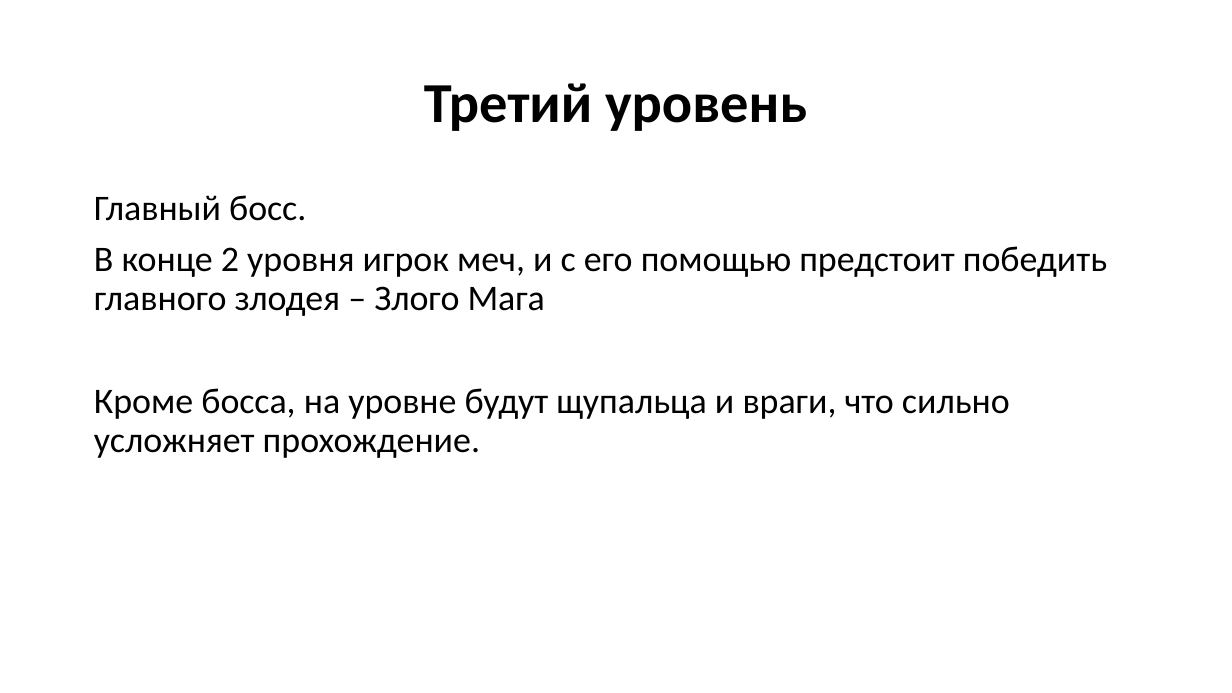
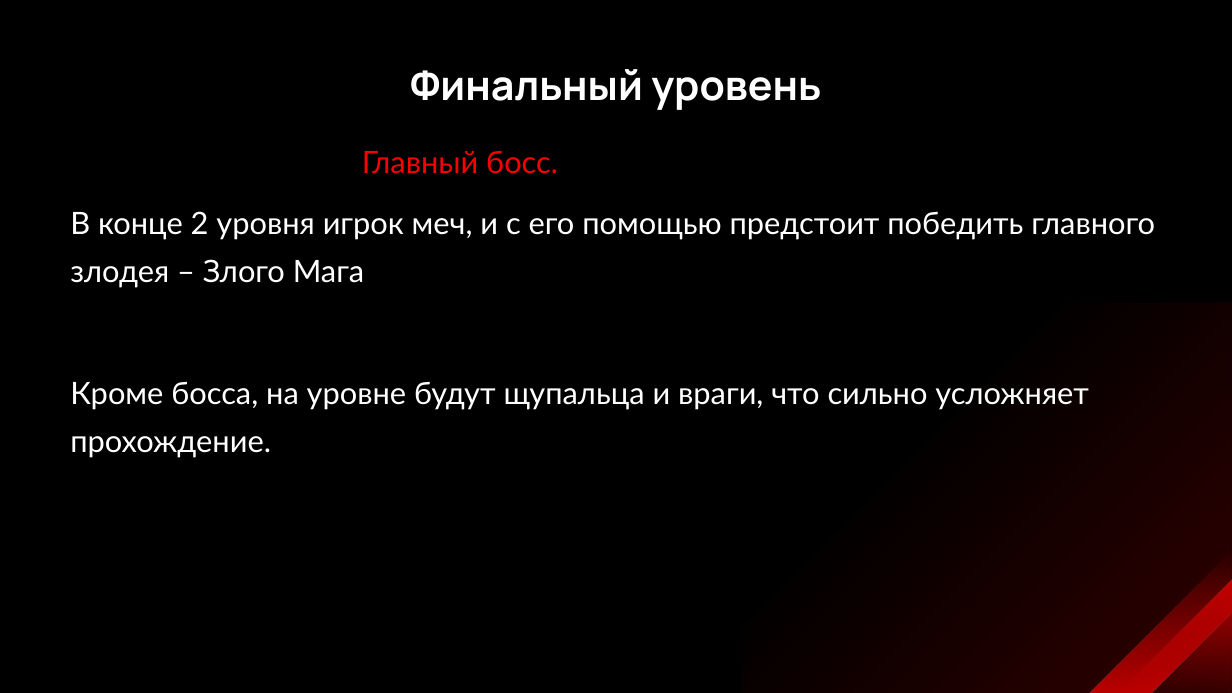
Before and after one commit to Vinipulya/The-story-of-the-Warrior-Cat, a slide deck: slide 5 of Презентация.pptx. Drawn at 1232x693 pixels with LibreOffice and Linux fonts; fonts in the diff are those of the drawing. Boxes give left, top, right and bottom in pixels: in the first picture for what was removed or moved away, otherwise in the second. Text is boxed around its words. In the diff, an @@ line names an element or a change of style, - is before the commit and + after.

```diff
--- a/Презентация.pptx
+++ b/Презентация.pptx
@@ background #FFFFFF to #000000 @@
@@ title "Финальный уровень" at [410,69,821,110]: vertical alignment middle to bottom @@
@@ title at [410,69,821,110]: text changed; size 44 to 32 pt; font Calibri to Manrope; text colour #000000 to #FFFFFF @@
-Третий уровень
+Финальный уровень
@@ text "Главный босс.": place and size @@
-text "Главный босс." at [94,195,1107,458]
+text "Главный босс." at [70,151,1155,458]
@@ text "Главный босс." at [70,151,1155,458]: size 28 to 24 pt, font Calibri to Lato, text colour #000000 to #FFFFFF; text colour #000000 to #FB0000 in "Главный босс."; line spacing 0.9 to 1.3 @@
@@ rectangle added at [743,303,1232,693], fill gradient #FE0000 @@
@@ freeform shape added at [1089,549,1232,693], fill gradient #FE0000 @@
@@ freeform shape added at [1118,579,1232,693], fill gradient #FE0000 @@
```
Also in this commit, not shown: 4 other slides changed, 2 slides added, 2 slides removed, 1 other file.
